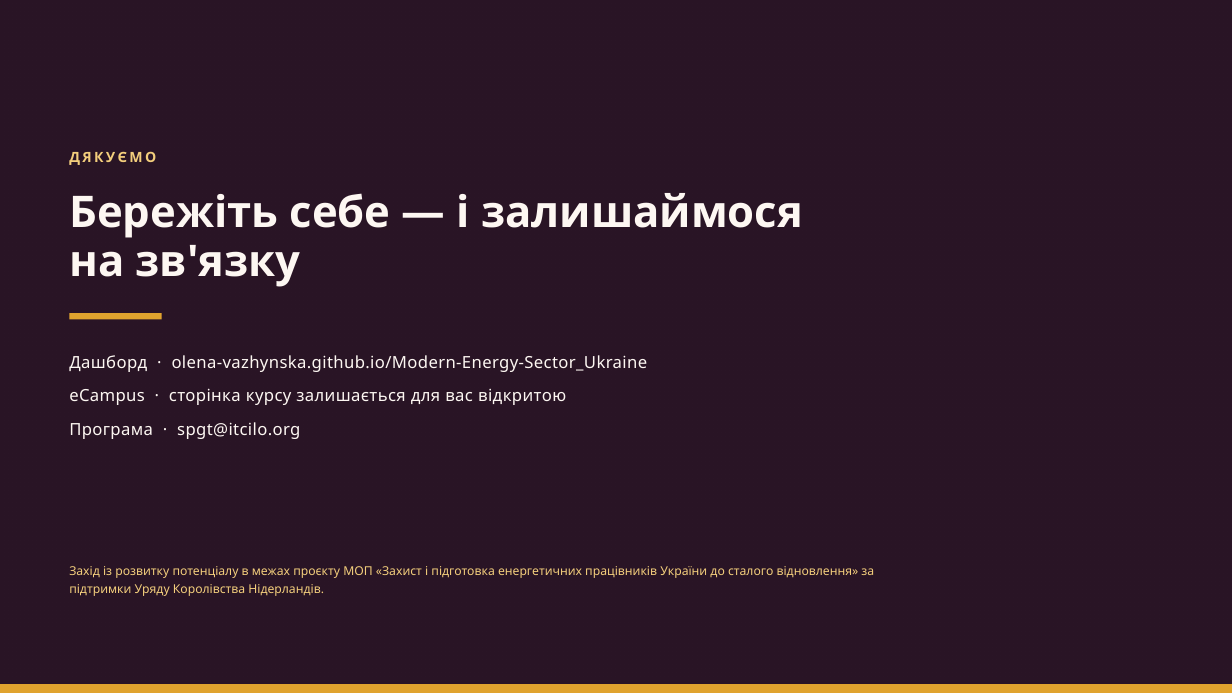
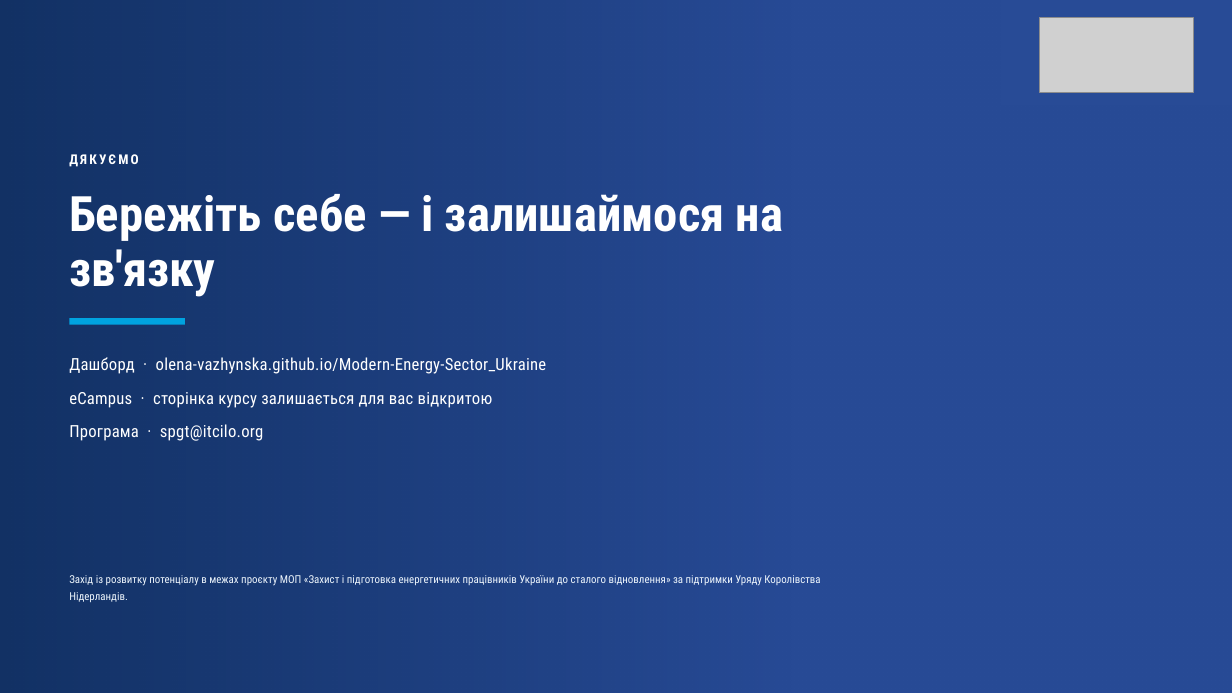
Before and after one commit to olena-vazhynska/Modern-Energy-Sector_Ukraine, a slide deck: slide 23 of assets/decks/A4019972_Closing_Webinar_4Nov2026_UA.pptx. Drawn at 1232x693 pixels with LibreOffice and Linux fonts; fonts in the diff are those of the drawing; grey boxes stand for pictures; background and template pictures are left out. Boxes give left, top, right and bottom in pixels: in the first picture for what was removed or moved away, otherwise in the second. Text is boxed around its words. In the diff, an @@ line names an element or a change of style, - is before the commit and + after.

```diff
--- a/assets/decks/A4019972_Closing_Webinar_4Nov2026_UA.pptx
+++ b/assets/decks/A4019972_Closing_Webinar_4Nov2026_UA.pptx
@@ rectangle at [0,0,1232,693]: fill gradient #2A1526 to gradient #284B96 @@
@@ rectangle added at [0,0,796,693], fill gradient #0D2B57 @@
@@ rectangle added at [1001,0,1232,105], fill #284B96 @@
@@ picture added at [1040,18,1194,92] @@
@@ text "ДЯКУЄМО" at [69,154,138,167]: size 11 to 10.5 pt, font Noto Sans to Roboto Condensed, text colour #F3CE7C to #FFFFFF, letter spacing 1.8 to 1.7 pt @@
@@ text "Бережіть себе — і залишаймося ..." at [69,194,783,297]: size 34 to 38 pt, font Noto Sans to Roboto Condensed, text colour #FDF7F2 to #FFFFFF; line spacing 0.95 to 0.94 @@
@@ rectangle: place and size @@
-rectangle at [69,313,162,320]
+rectangle at [69,318,185,324]
@@ rectangle at [69,318,185,324]: fill #E0A32E to #00A3E0 @@
@@ font Noto Sans to Roboto Condensed, text colour #FDF7F2 to #FFFFFF, letter spacing 0.3 to 0.2 pt in 3 elements at [69,357,546,374], [69,392,493,408], [69,424,263,441] @@
@@ text "Захід із розвитку потенціалу в ...": place and size @@
-text "Захід із розвитку потенціалу в ..." at [69,566,874,596]
+text "Захід із розвитку потенціалу в ..." at [69,574,820,603]
@@ text "Захід із розвитку потенціалу в ..." at [69,574,820,603]: size 9.5 to 8.5 pt, font Noto Sans to Roboto Condensed, text colour #F3CE7C to #EDF5FC @@
@@ rectangle removed at [0,684,1232,693] @@
```
Also in this commit, not shown: 22 other slides changed, 4 other files.
